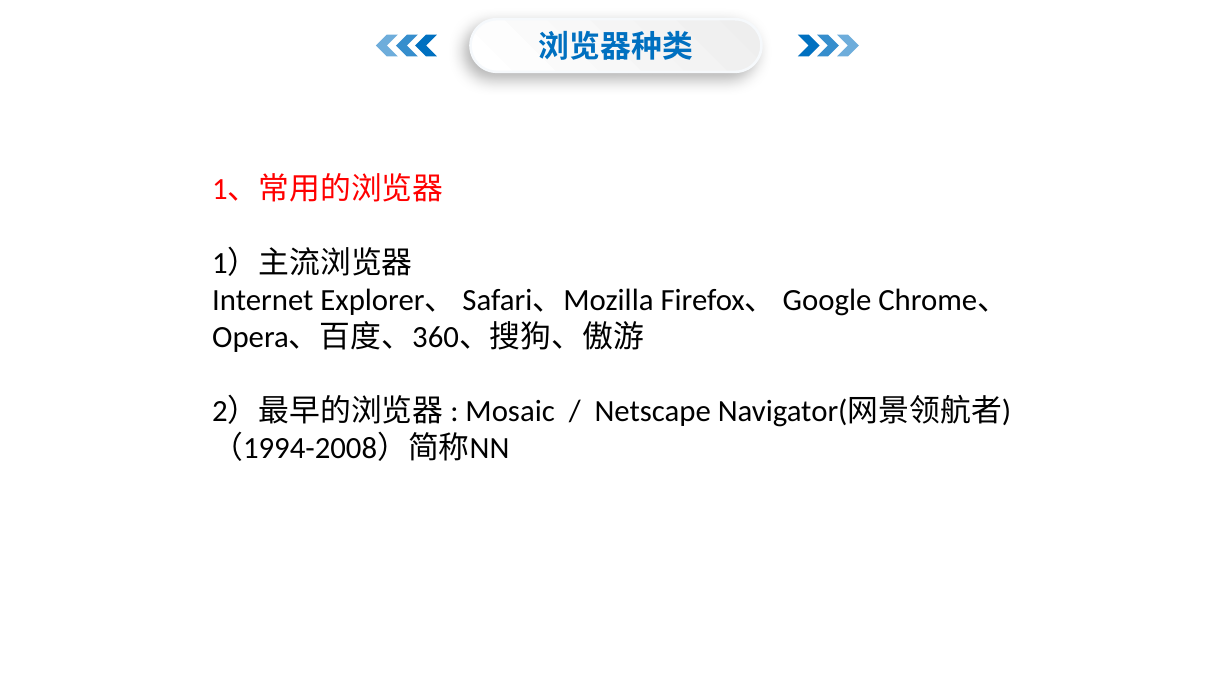
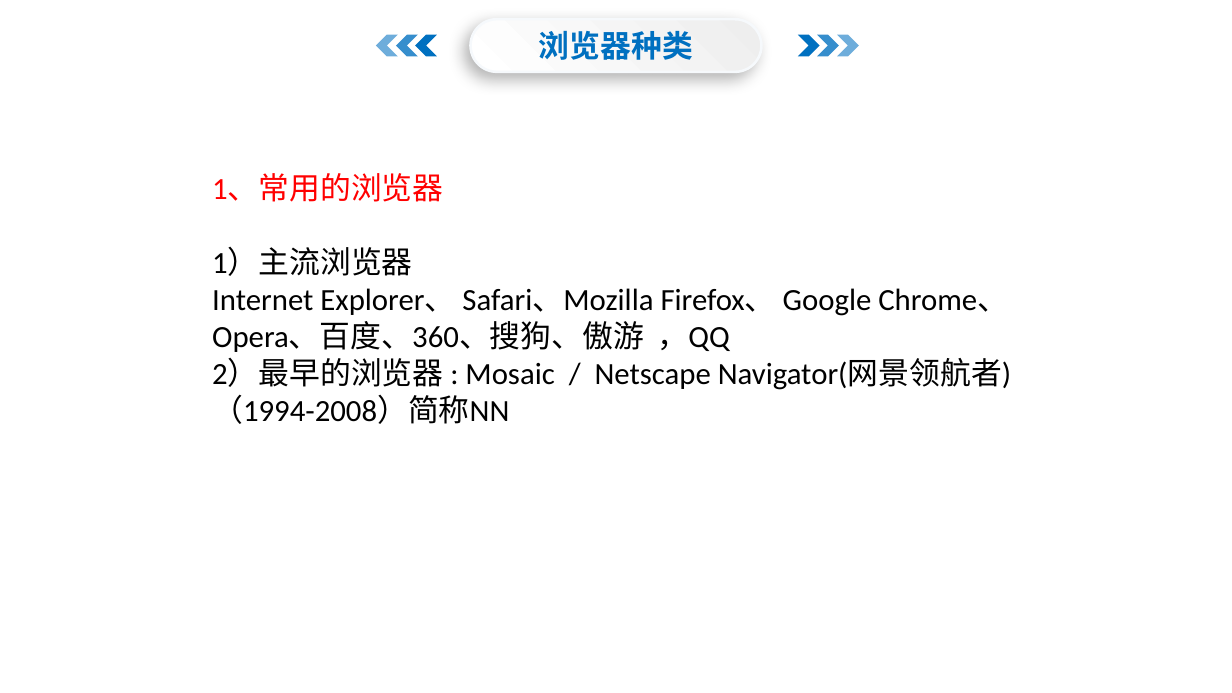
Before and after one commit to menglaoda/webA3, a slide deck: slide 16 of PPT/04css属性及兼容.pptx. Drawn at 1232x693 pixels with LibreOffice and Linux fonts; fonts in the diff are those of the drawing; background and template pictures are left out. Boxes give left, top, right and bottom in pixels: in the first picture for what was removed or moved away, otherwise in the second. Text is boxed around its words. In the diff, an @@ line names an element or a change of style, - is before the commit and + after.

```diff
--- a/PPT/04css属性及兼容.pptx
+++ b/PPT/04css属性及兼容.pptx
@@ text at [212,288,1008,352]: text changed @@
-Internet Explorer、 Safari、Mozilla Firefox、 Google Chrome、Opera、百度、360、搜狗、傲游
+Internet Explorer、 Safari、Mozilla Firefox、 Google Chrome、Opera、百度、360、搜狗、傲游 ，QQ
```
Also in this commit, not shown: 1 other slide changed, 14 other files.
